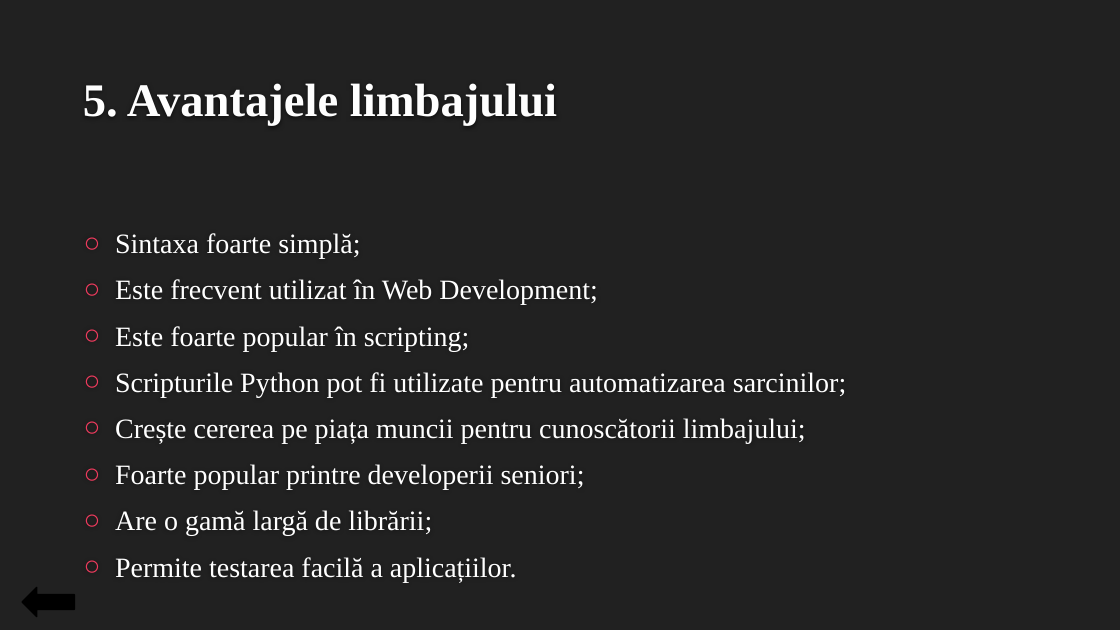
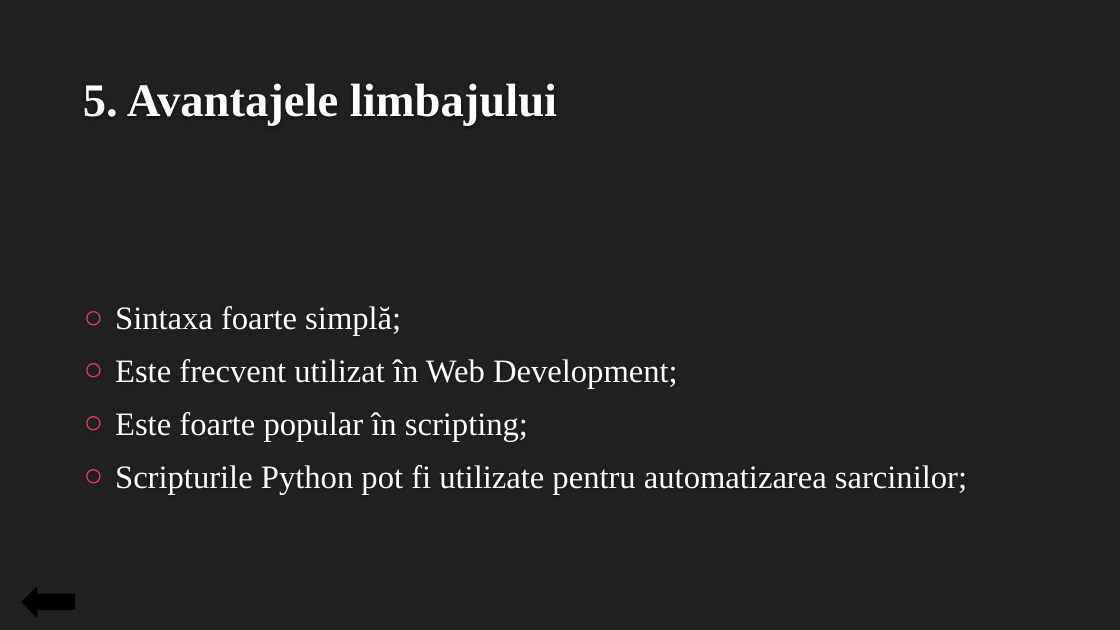
Before and after one commit to CernolevCorina/Python_introduction, a slide deck: slide 12 of Introducere în limbajul de programare Python.pptx. Drawn at 1120x630 pixels with LibreOffice and Linux fonts; fonts in the diff are those of the drawing; background and template pictures are left out. Boxes give left, top, right and bottom in pixels: in the first picture for what was removed or moved away, otherwise in the second. Text is boxed around its words. In the diff, an @@ line names an element or a change of style, - is before the commit and + after.

```diff
--- a/Introducere în limbajul de programare Python.pptx
+++ b/Introducere în limbajul de programare Python.pptx
@@ text "Sintaxa foarte simplă;": place and size @@
-text "Sintaxa foarte simplă;" at (115, 233, 846, 582)
+text "Sintaxa foarte simplă;" at (115, 306, 967, 494)
@@ text "Sintaxa foarte simplă;" at (115, 306, 967, 494): size 24 to 28 pt @@
@@ text at (115, 418, 806, 582): paragraphs removed @@
-○ Crește cererea pe piața muncii pentru cunoscătorii limbajului;
-○ Foarte popular printre developerii seniori;
-○ Are o gamă largă de librării;
-○ Permite testarea facilă a aplicațiilor.
```
Also in this commit, not shown: 5 other slides changed, 2 slides added, 2 other files.
